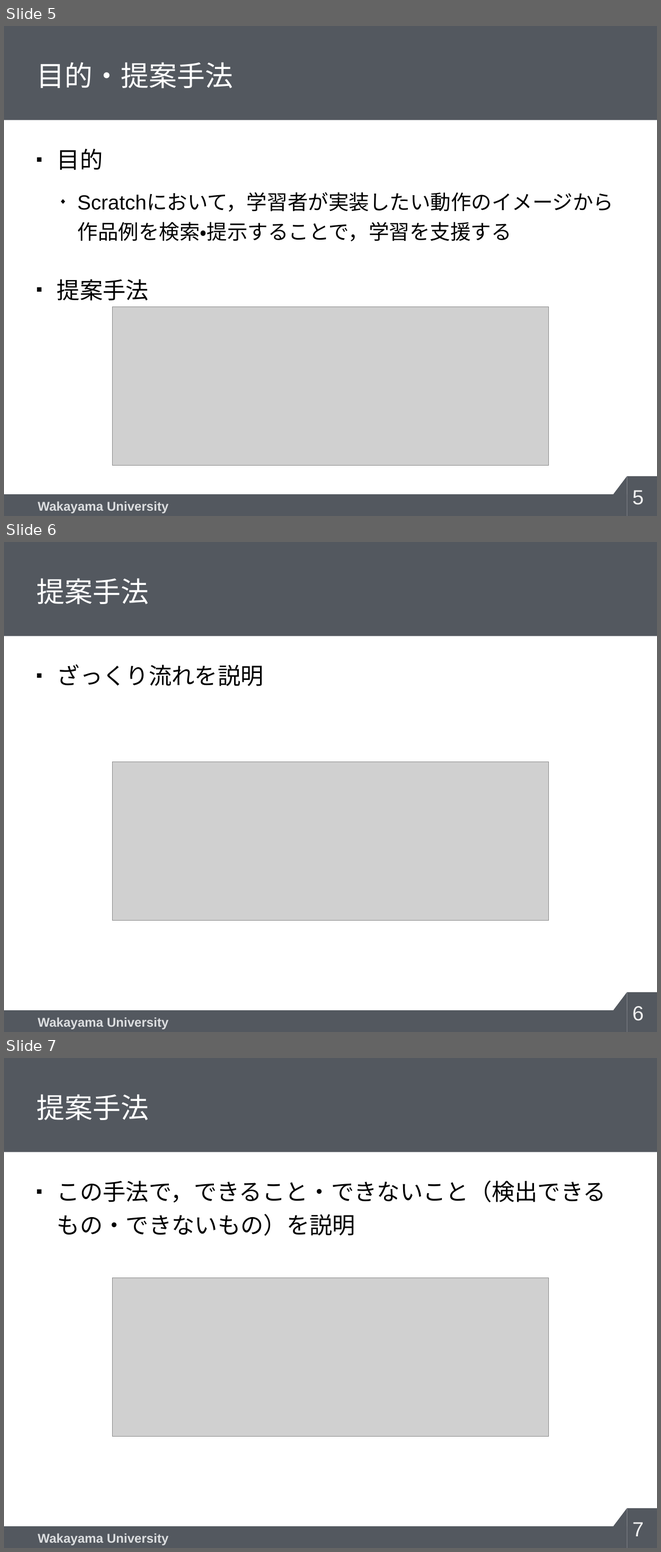
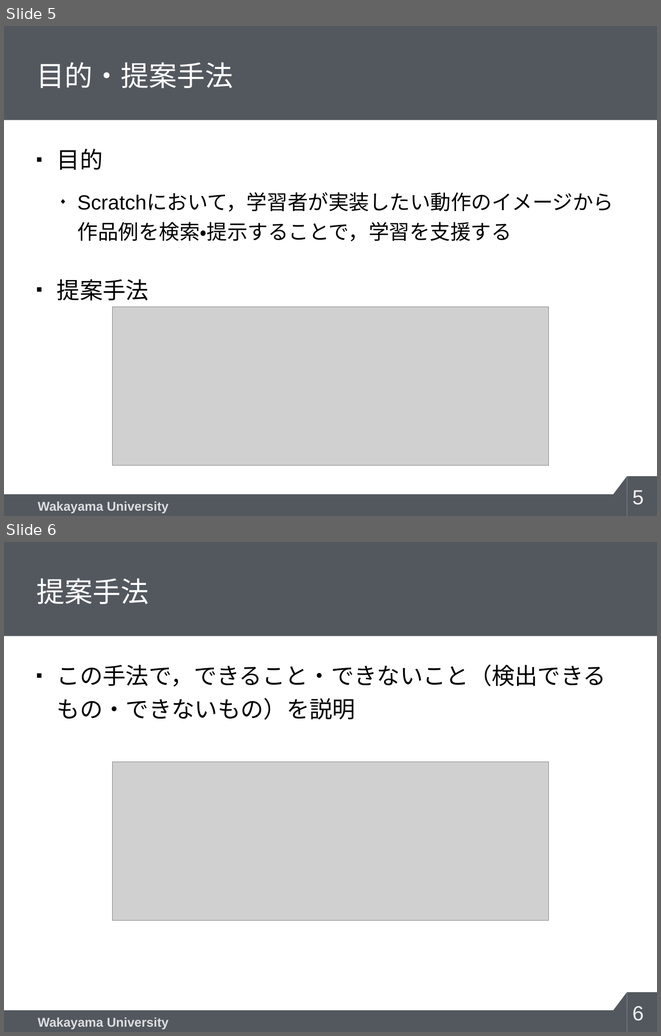
Before and after one commit to fukuchiyuki1225/Research, a slide deck: Slide/IPSJ全国大会スライド_福地.pptx. Shown one above the other, each under a label of ours: slides 5, 6 and 7 before the commit, slides 5 and 6 after it. The pictures are 661x1552 and 661x1036 pixels, drawn with LibreOffice and Linux fonts; fonts in the diff are those of the drawing; grey boxes stand for pictures; background and template pictures are left out. Boxes give left, top, right and bottom in pixels: in the first picture for what was removed or moved away, otherwise in the second. Text is boxed around its words. In the diff, an @@ line names an element or a change of style, - is before the commit and + after.

```diff
--- a/Slide/IPSJ全国大会スライド_福地.pptx
+++ b/Slide/IPSJ全国大会スライド_福地.pptx
@@ slide 6 removed at bbox=[4, 542, 657, 1032], background #FFFFFF; not listed: 5 template elements that a slide beside it also shows @@
@@ title removed at bbox=[36, 578, 149, 604] @@
-提案手法
@@ text removed at bbox=[57, 664, 264, 686] @@
-■ ざっくり流れを説明
@@ picture removed at bbox=[112, 762, 549, 920] @@
@@ page number removed at bbox=[633, 1006, 644, 1021] @@
-6
@@ what was slide 7 is now slide 6 @@
@@ page number at bbox=[633, 1006, 644, 1021]: text changed @@
-7
+6
```
Also in this commit, not shown: 1 slide changed.
